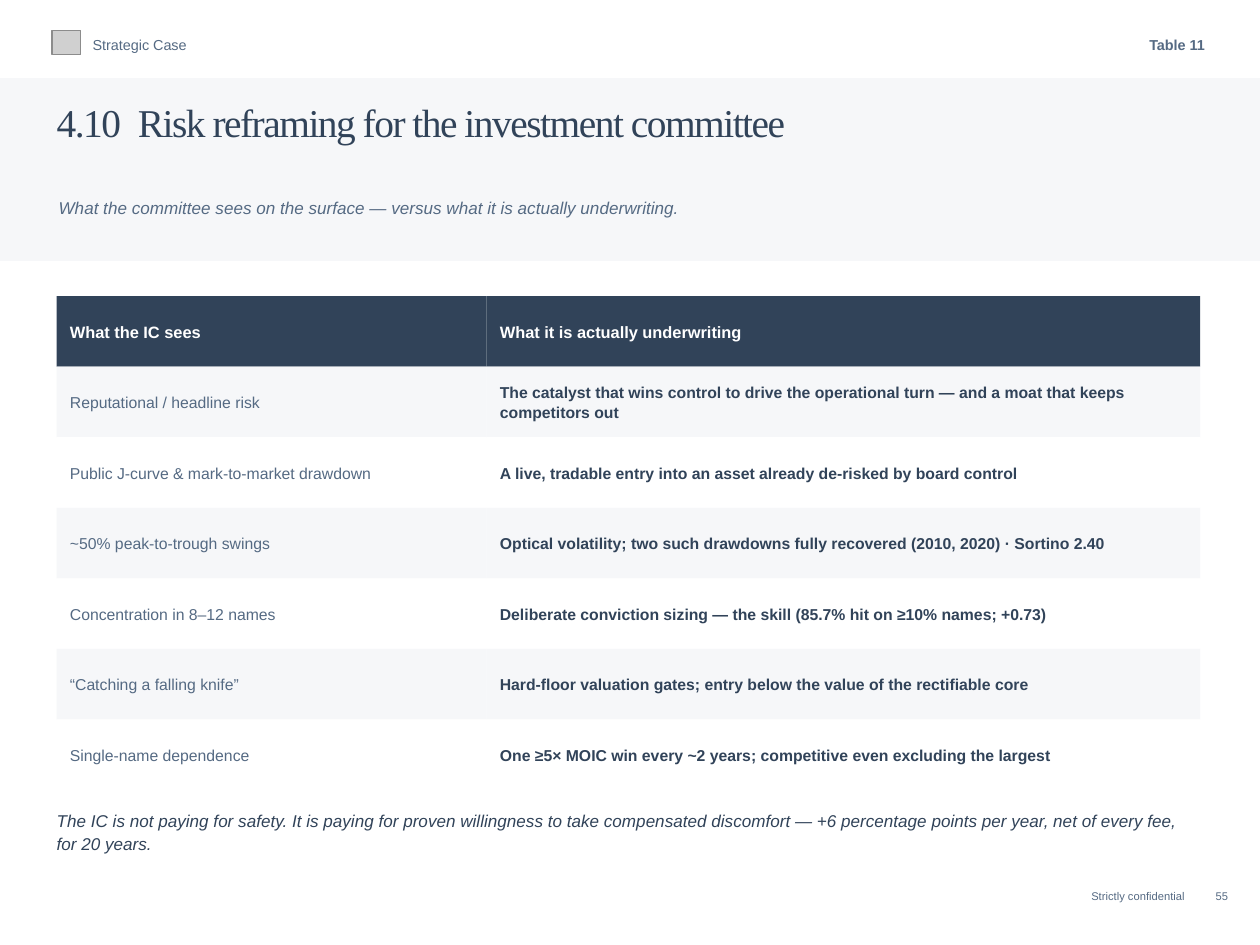
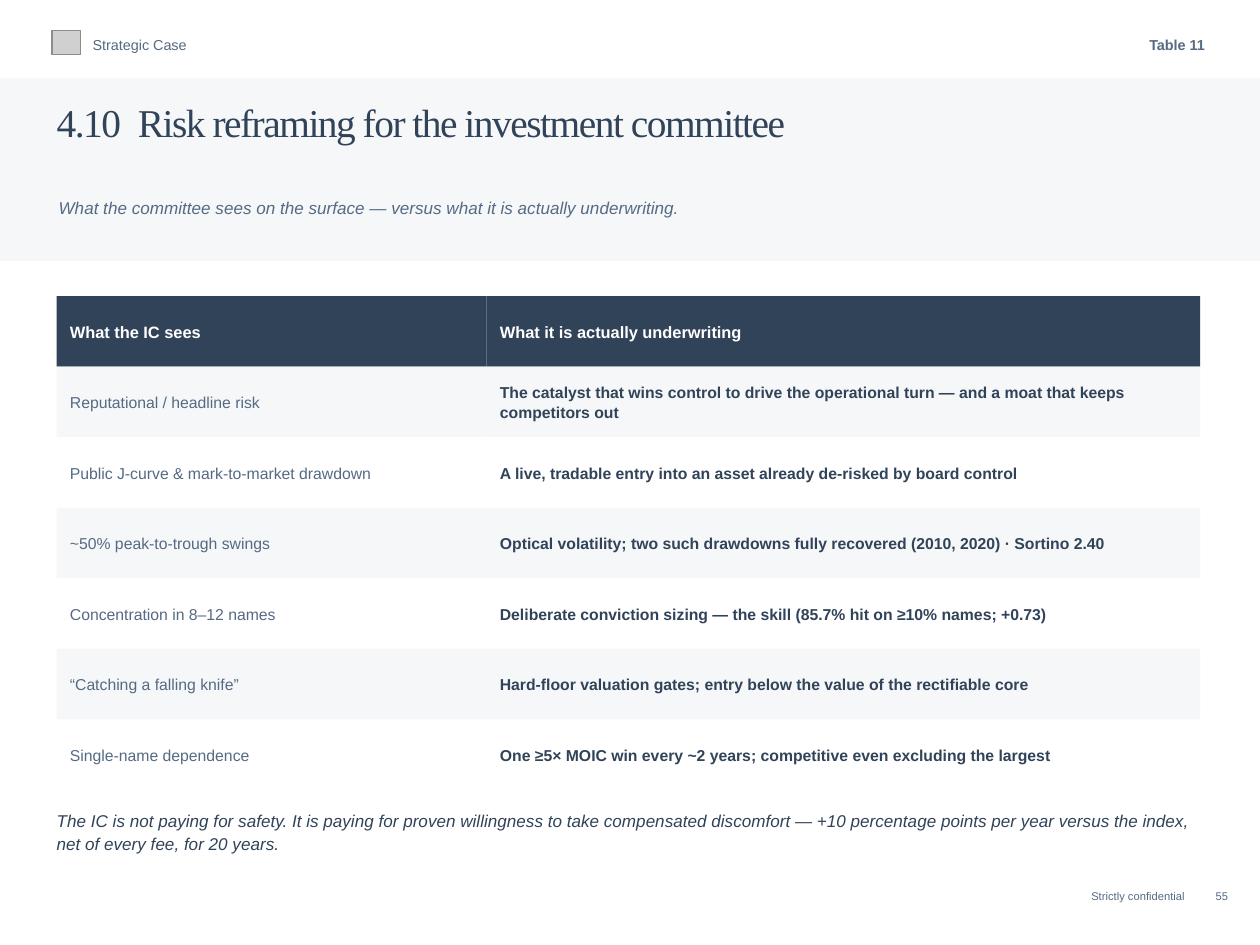
Before and after one commit to charette-lab/Claude, a slide deck: slide 58 of Athanase_Engaged_Ownership_Allocator_Deck.pptx. Drawn at 1260x945 pixels with LibreOffice and Linux fonts; fonts in the diff are those of the drawing; grey boxes stand for pictures. Boxes give left, top, right and bottom in pixels: in the first picture for what was removed or moved away, otherwise in the second. Text is boxed around its words. In the diff, an @@ line names an element or a change of style, - is before the commit and + after.

```diff
--- a/Athanase_Engaged_Ownership_Allocator_Deck.pptx
+++ b/Athanase_Engaged_Ownership_Allocator_Deck.pptx
@@ text at (x1=57, y1=814, x2=1189, y2=854): text changed @@
-The IC is not paying for safety. It is paying for proven willingness to take compensated discomfort — +6 percentage points per year, net of every fee, for 20 years.
+The IC is not paying for safety. It is paying for proven willingness to take compensated discomfort — +10 percentage points per year versus the index, net of every fee, for 20 years.
```
Also in this commit, not shown: 1 other slide changed, 1 other file.
